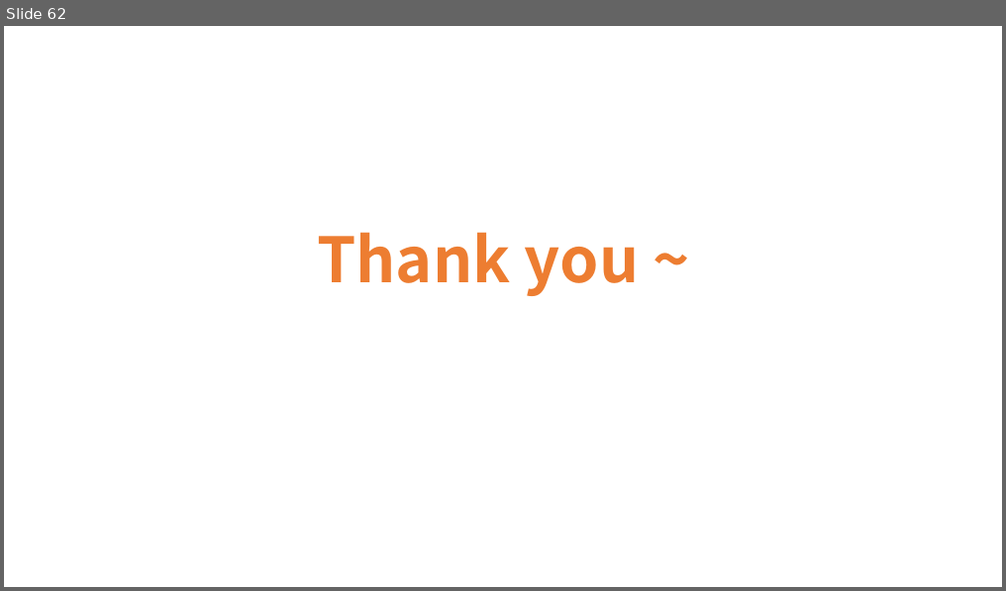
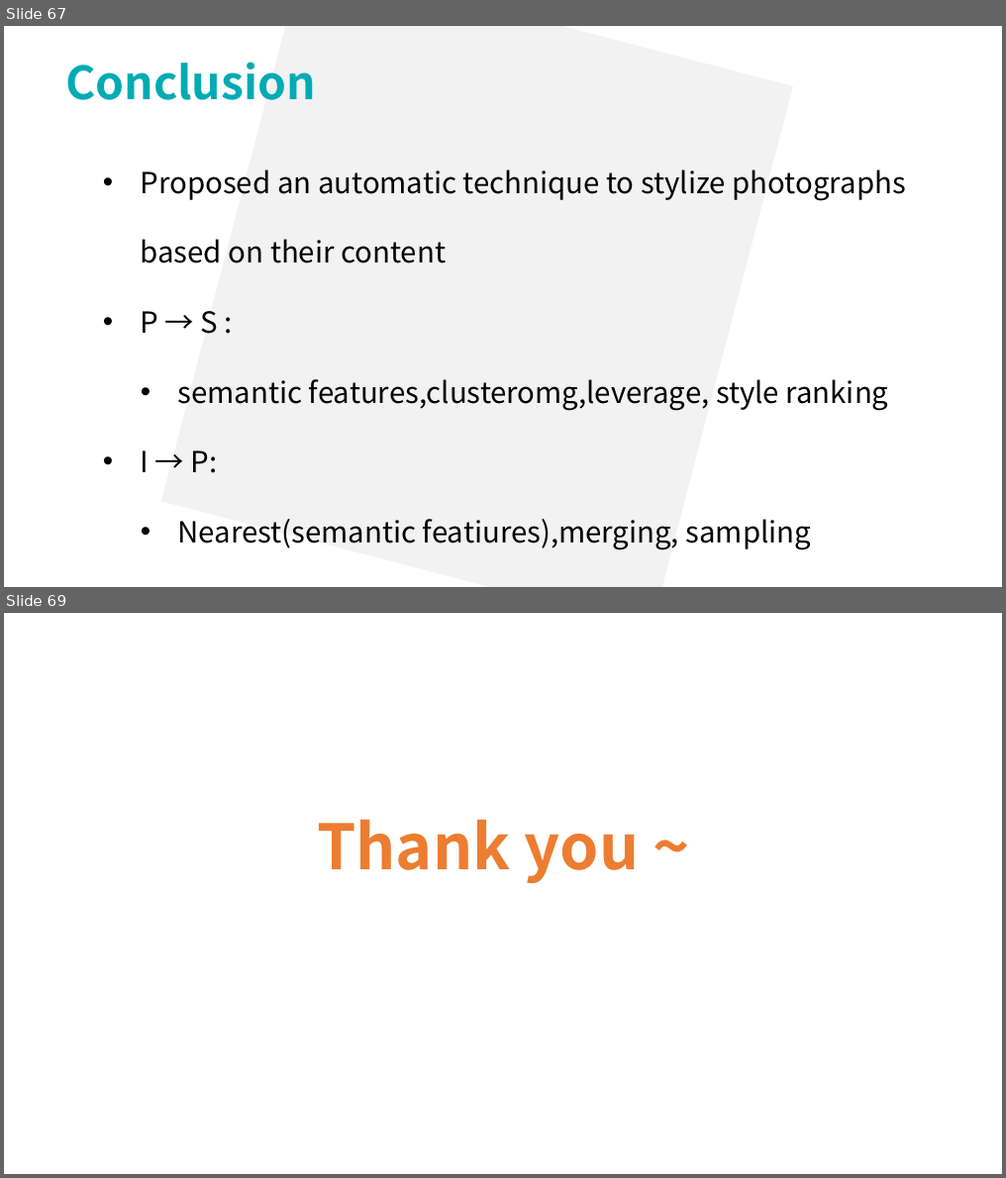
Before and after one commit to lsyoath/sheepy, a slide deck: ComputerVision.pptx. Shown one above the other, each under a label of ours: slide 62 before the commit, slides 67 and 69 after it; the slides between them are not shown. The pictures are 1006x591 and 1006x1178 pixels, drawn with LibreOffice and Linux fonts; fonts in the diff are those of the drawing. Boxes give left, top, right and bottom in pixels: in the first picture for what was removed or moved away, otherwise in the second. Text is boxed around its words. In the diff, an @@ line names an element or a change of style, - is before the commit and + after.

```diff
--- a/ComputerVision.pptx
+++ b/ComputerVision.pptx
@@ slide 67 added at box(4, 26, 1002, 587), background #FFFFFF @@
@@ rectangle added at box(161, 26, 793, 587), fill #F2F2F2 @@
@@ text added at box(65, 62, 316, 100), 44 pt, text #00ABB4, bold @@
+Conclusion
@@ text added at box(141, 170, 906, 551), 28 pt, text #000000 @@
+    • Proposed an automatic technique to stylize photographs based on their content
+    • P → S :
+      • semantic features,clusteromg,leverage, style ranking
+    • I → P:
+      • Nearest(semantic featiures),merging, sampling
@@ what was slide 62 is now slide 69 @@
```
Also in this commit, not shown: 2 slides changed, 6 other slides added.
